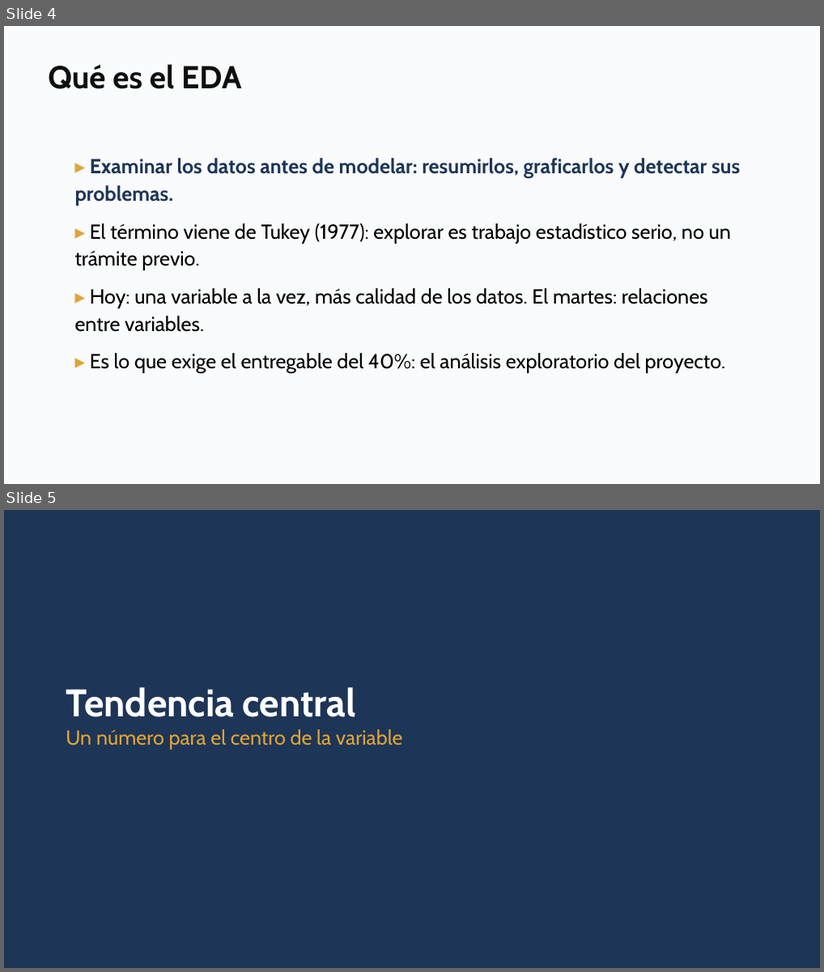
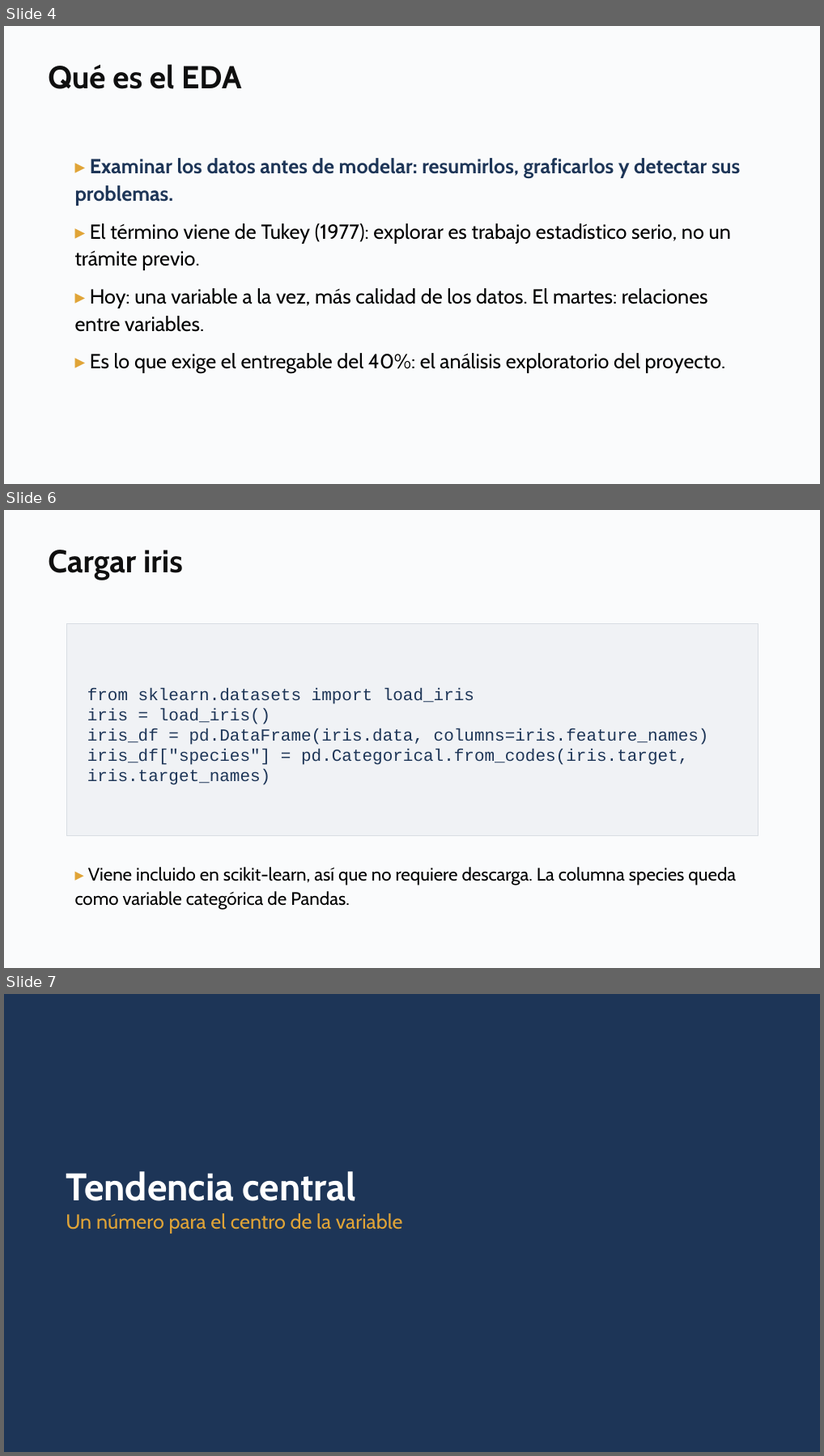
Before and after one commit to daniopitz/diplomado-cdd, a slide deck: presentaciones/clase02_eda_descriptiva.pptx. Shown one above the other, each under a label of ours: slides 4 and 5 before the commit, slides 4, 6 and 7 after it; the slides between them are not shown. The pictures are 824x972 and 824x1456 pixels, drawn with LibreOffice and Linux fonts; fonts in the diff are those of the drawing. Boxes give left, top, right and bottom in pixels: in the first picture for what was removed or moved away, otherwise in the second. Text is boxed around its words. In the diff, an @@ line names an element or a change of style, - is before the commit and + after.

```diff
--- a/presentaciones/clase02_eda_descriptiva.pptx
+++ b/presentaciones/clase02_eda_descriptiva.pptx
@@ slide 6 added at <box>4,510,820,968</box>, background #FFFFFF @@
@@ rectangle added at <box>4,510,820,968</box>, fill #FAFBFC @@
@@ text added at <box>48,550,183,580</box>, 28 pt, text #0F0F0F, bold @@
+Cargar iris
@@ rectangle added at <box>67,624,758,836</box>, fill #F0F2F5, outline #D8DDE3 0.75 pt, 15 pt, text #1D3557 @@
+from sklearn.datasets import load_iris
+iris = load_iris()
+iris_df = pd.DataFrame(iris.data, columns=iris.feature_names)
+iris_df["species"] = pd.Categorical.from_codes(iris.target, iris.target_names)
@@ text added at <box>75,867,736,910</box>, 16 pt, text #000000 @@
+▸ Viene incluido en scikit-learn, así que no requiere descarga. La columna species queda como variable categórica de Pandas.
@@ what was slide 5 is now slide 7 @@
```
Also in this commit, not shown: 5 slides changed, 5 other slides added, 4 other files.
